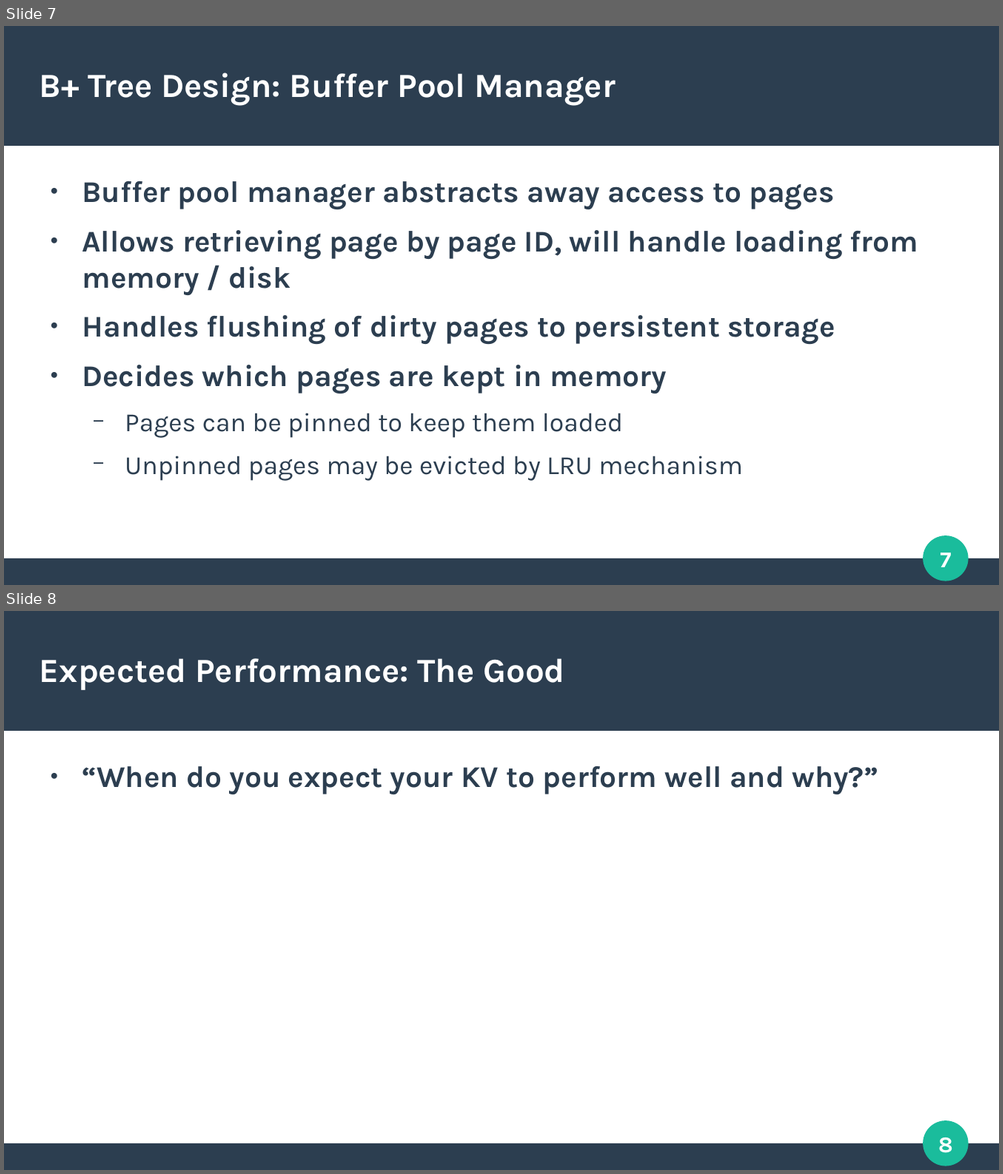
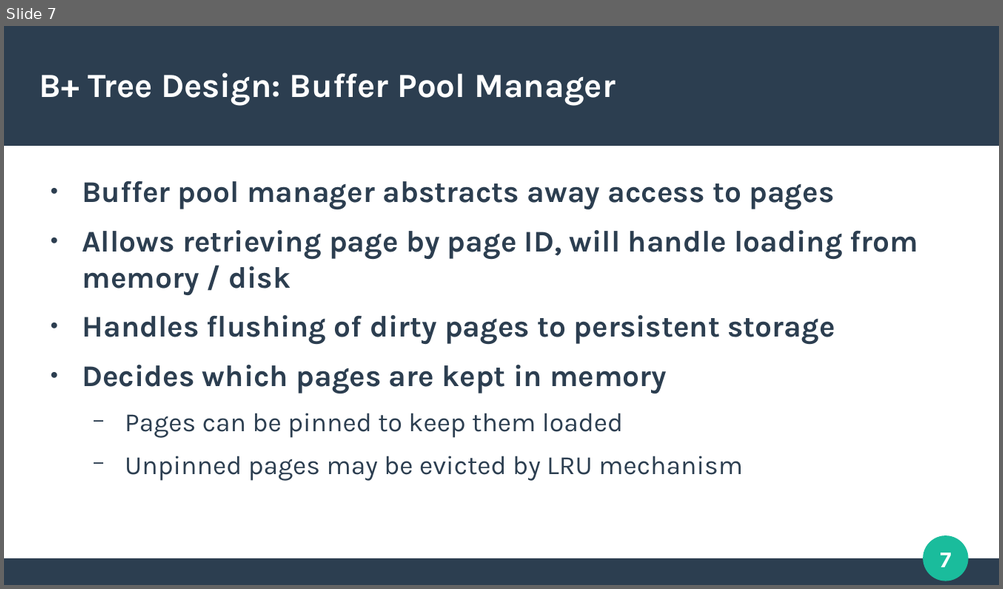
Before and after one commit to tobiasfamos/KVStore, a slide deck: presentation/presentation.odp. Shown one above the other, each under a label of ours: slides 7 and 8 before the commit, slide 7 after it. The pictures are 1003x1174 and 1003x589 pixels, drawn with LibreOffice and Linux fonts; fonts in the diff are those of the drawing. Boxes give left, top, right and bottom in pixels: in the first picture for what was removed or moved away, otherwise in the second. Text is boxed around its words. In the diff, an @@ line names an element or a change of style, - is before the commit and + after.

```diff
--- a/presentation/presentation.odp
+++ b/presentation/presentation.odp
@@ slide 8 removed at (4, 611, 999, 1170), background #FFFFFF; not listed: 4 template elements that a slide beside it also shows @@
@@ title removed at (40, 658, 565, 690) @@
-Expected Performance: The Good
@@ text removed at (82, 766, 878, 795) @@
-● “When do you expect your KV to perform well and why?”
```
Also in this commit, not shown: 5 slides changed, 5 slides added, 1 other slide removed, 3 other files.
